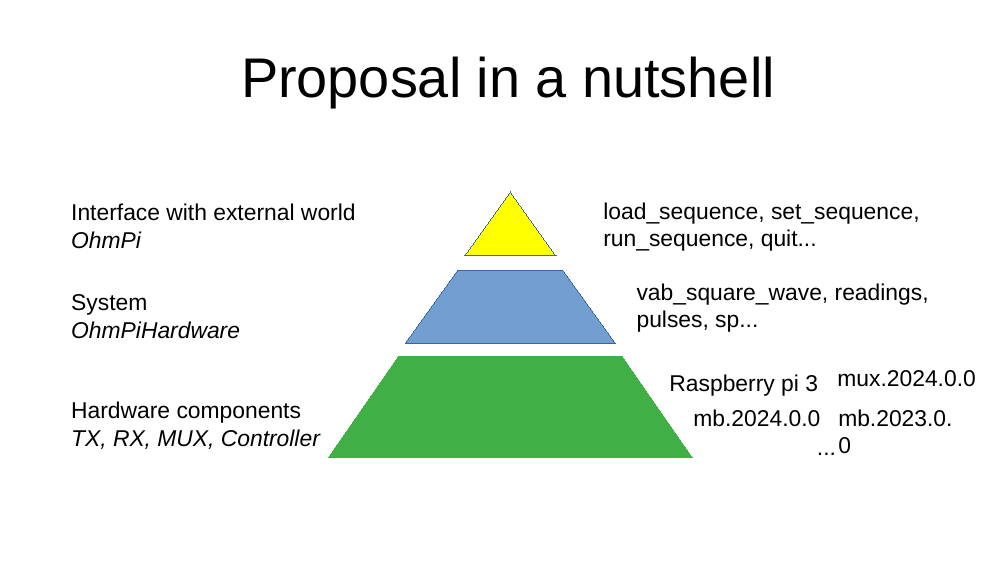
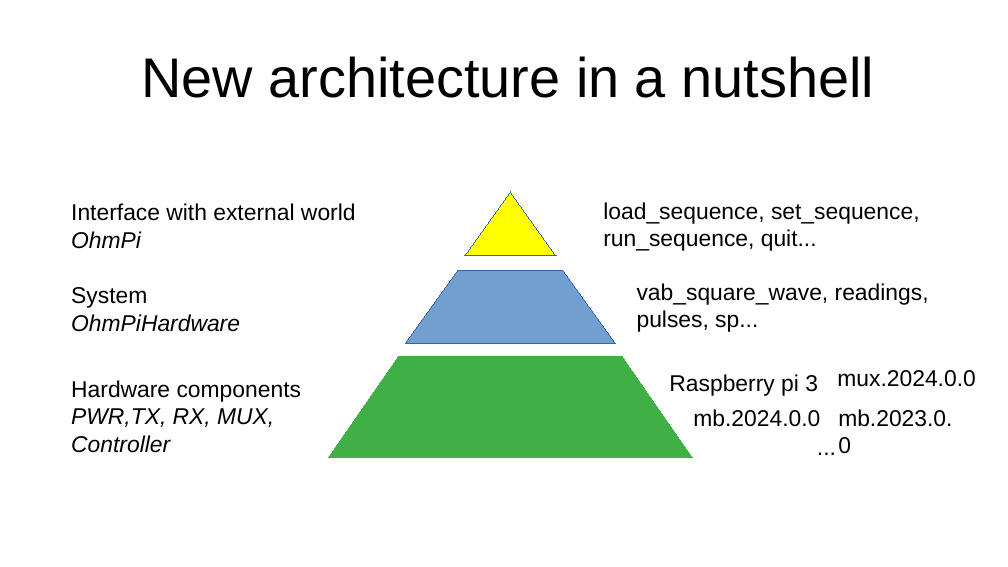
Before and after one commit to ohmpi/ohmpi, a slide deck: slide 2 of Proposition software architecture.odp. Drawn at 1008x567 pixels with LibreOffice and Linux fonts; fonts in the diff are those of the drawing. Boxes give left, top, right and bottom in pixels: in the first picture for what was removed or moved away, otherwise in the second. Text is boxed around its words. In the diff, an @@ line names an element or a change of style, - is before the commit and + after.

Commit message:
Renames Controller as Ctl

```diff
--- a/Proposition software architecture.odp
+++ b/Proposition software architecture.odp
@@ title at (142,56,873,98): text changed @@
-Proposal in a nutshell
+New architecture in a nutshell
@@ text "System": place and size @@
-text "System" at (71,294,240,339)
+text "System" at (71,287,240,332)
@@ text "Hardware components": place and size @@
-text "Hardware components" at (71,401,320,449)
+text "Hardware components" at (71,380,301,453)
@@ text at (71,408,274,453): text changed @@
-TX, RX, MUX, Controller
+PWR,TX, RX, MUX,
+Controller
```
Also in this commit, not shown: 3 other slides changed, 1 slide added, 20 other files.
